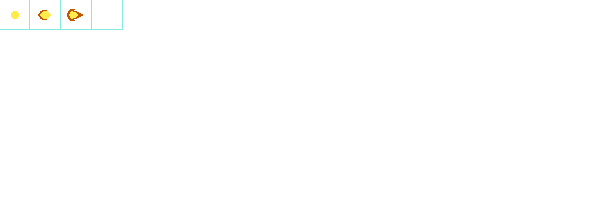
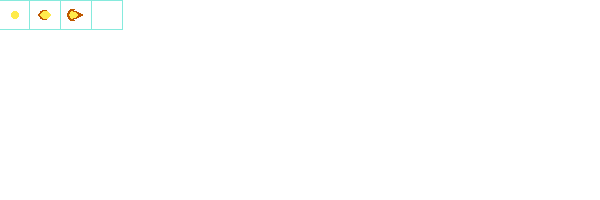
The second w=600, h=200 image is a revision of the first. Changes to its layers:
added layer "Paint Layer 2" above "Paint Layer 1" over box(0, 0, 122, 1)
painted on "Paint Layer 1" over box(0, 0, 122, 1)
